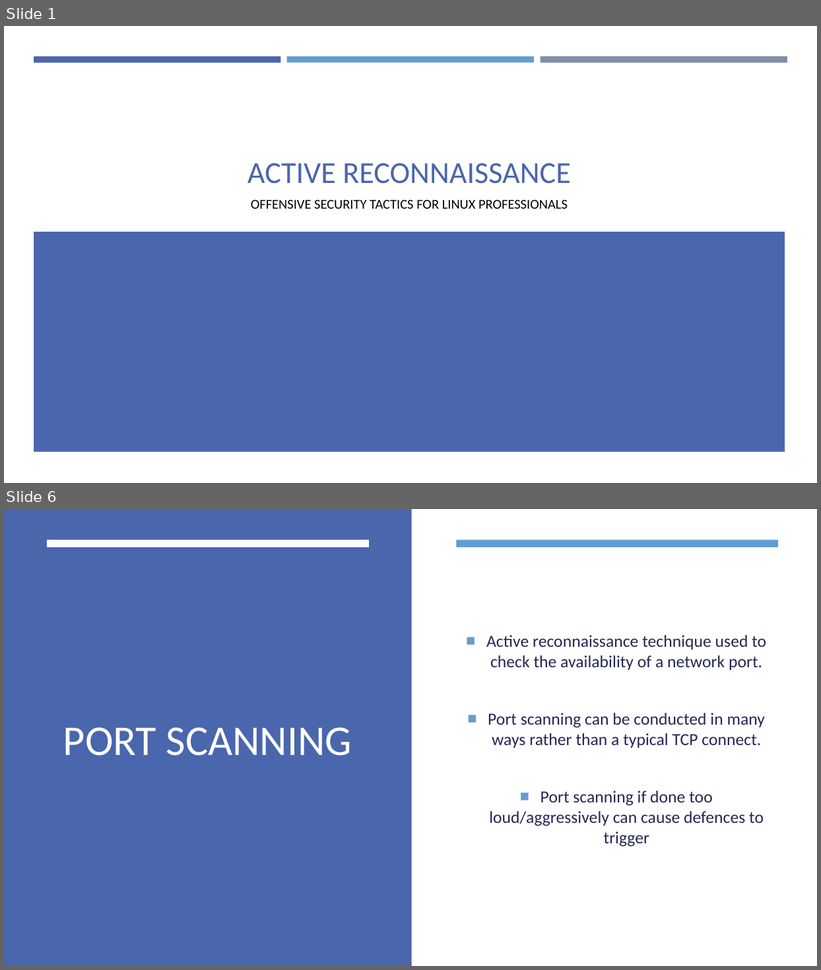
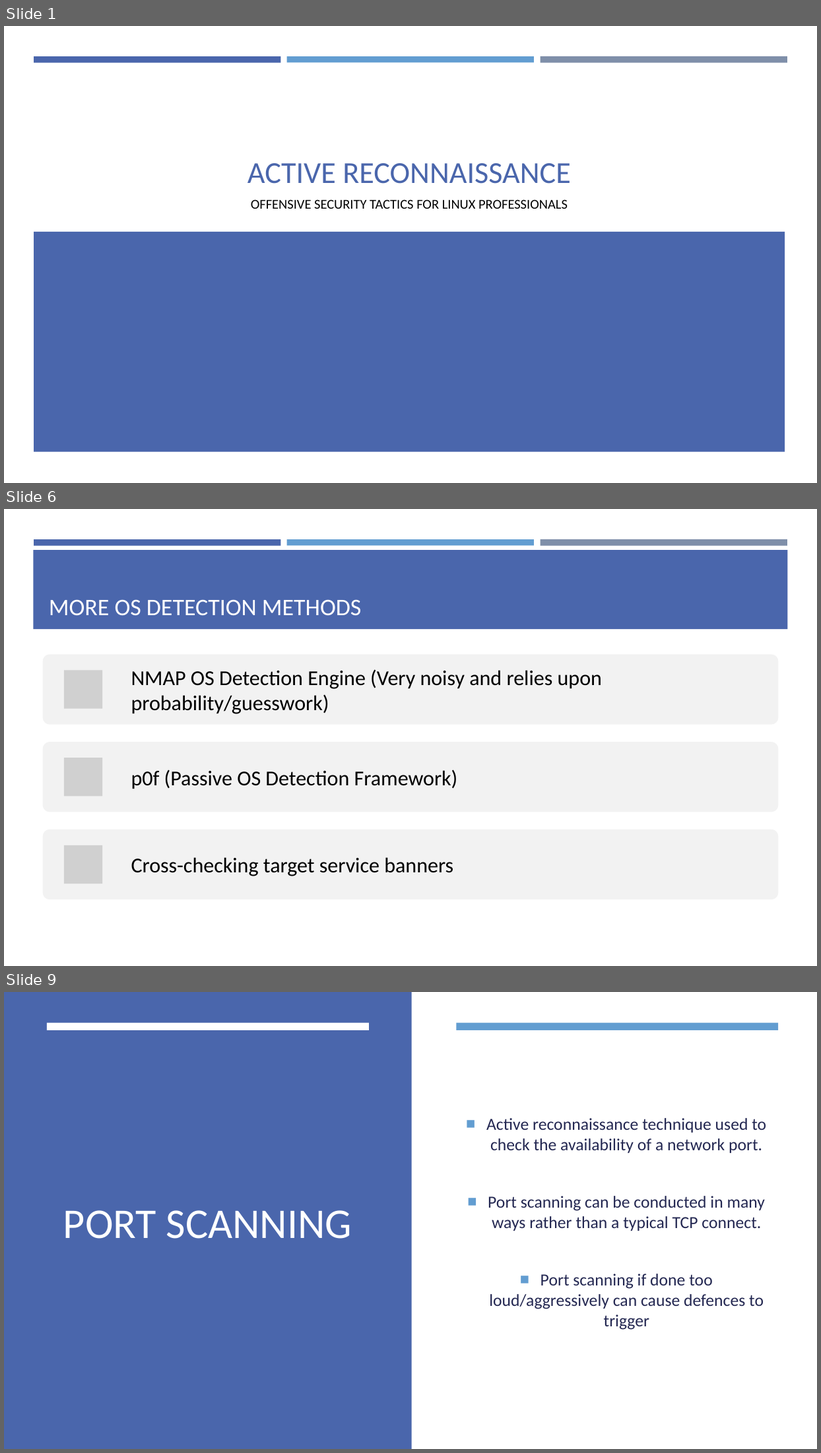
Before and after one commit to aqeebhussain122/hpc-offensive-security, a slide deck: Offensive Security Tactics for Linux Professionals - Active Reconnaissance.pptx. Shown one above the other, each under a label of ours: slides 1 and 6 before the commit, slides 1, 6 and 9 after it; the slides between them are not shown. The pictures are 821x970 and 821x1453 pixels, drawn with LibreOffice and Linux fonts; fonts in the diff are those of the drawing; grey boxes stand for pictures. Boxes give left, top, right and bottom in pixels: in the first picture for what was removed or moved away, otherwise in the second. Text is boxed around its words. In the diff, an @@ line names an element or a change of style, - is before the commit and + after.

```diff
--- a/Offensive Security Tactics for Linux Professionals - Active Reconnaissance.pptx
+++ b/Offensive Security Tactics for Linux Professionals - Active Reconnaissance.pptx
@@ slide 6 added at (4, 509, 817, 966), background #FFFFFF; not listed: 3 template elements that a slide beside it also shows @@
@@ rectangle added at (33, 550, 788, 629), fill #4A66AC @@
@@ title added at (49, 599, 361, 615), 28 pt, text #FFFEFF @@
+MORE OS DETECTION METHODS
@@ group added at (43, 655, 779, 900): 3 rounded rectangles, 3 pictures, 3 texts @@
+NMAP OS Detection Engine (Very noisy and relies upon probability/guesswork)
+p0f (Passive OS Detection Framework)
+Cross-checking target service banners
@@ what was slide 6 is now slide 9 @@
```
Also in this commit, not shown: 5 slides changed, 2 other slides added.
